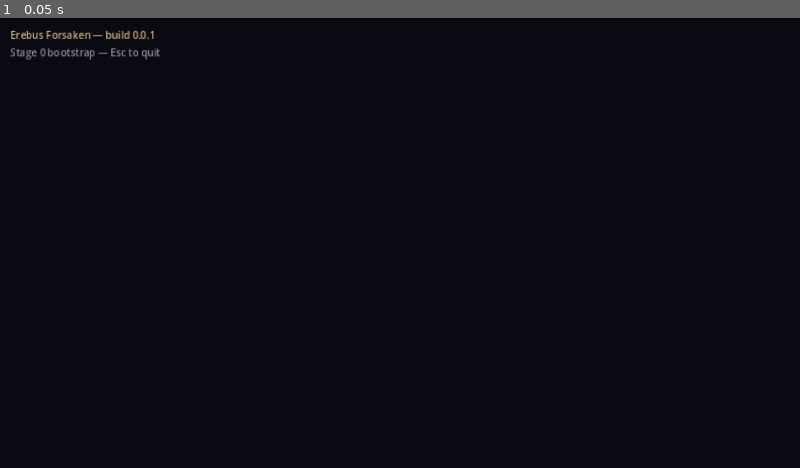
Above: before the commit, frame 1.
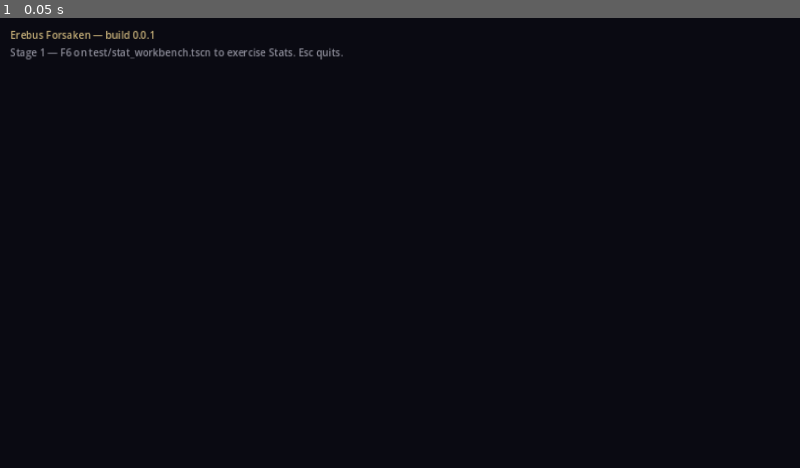
Above: after the commit, the same moment.

Repository: GhrammR/Erebus-Forsaken
Game: Godot game, scene res://scenes/main.tscn
Same seed, same stepped clock (60 frames per second), same inputs: the game is played once before the commit and once after it.
Inputs:
- Up to frame 1 (0.05 s): no input

The runs differ from the first frame. In frame 1, 0.4% of the frame differs, in the area x 5-43%, y 6-10%.

Commit message:
feat(stage-1): stats foundation, ClassData, Attack/DamageType (AD-05)
Implements Act 1's stat system as a Resource-backed single source of
truth per AD-01. Closes Stage 0 carry-over (AD-05).

Core types:
- Stats (Resource): 4 attributes layered as base/alloc/buff plus
  equipment contributions; recompute() is the only place attribute
  -> derived math happens; emits `recomputed` (renamed from `changed`
  to avoid shadowing Resource's built-in signal).
- ClassData (Resource): per-class base attributes, per-level gains,
  HP/MP coefficients, and a sprite_scene slot for Stage 2.
- Attack (Resource): carries source/base_damage/damage_type/flags.
- DamageType (enum holder): Type.PHYSICAL only; Act 2 extends here.

Content:
- data/classes/{myrmidon,pythia,shade_hunter,ossuary_priest}.tres
  with the numbers reviewed and accepted before code:
    Myr  HP 150  MP  25  DEF 5  AR 105
    Pyt  HP  60  MP 115  DEF 5  AR 105
    SH   HP 100  MP  45  DEF 7  AR 155
    OP   HP  80  MP  82  DEF 3  AR  80
  HP ordering Myr>SH>=OP>Pyt and MP ordering Pyt>OP>SH>=Myr satisfy
  the class-balance invariants for level 1.

Tooling:
- scenes/ui/debug_stat_overlay.tscn — reusable read-only HUD
  bound via bind_stats(); listens to Stats.recomputed.
- test/stat_workbench.tscn — Stage 1 workbench. 1-4 cycles class,
  +/- changes level, Q damages, E spends MP, R heals, Esc quits.
- test/stage1_verify.tscn — headless verifier. Compares per-class
  derived stats vs the design table and exercises clamping, MP
  guarding, level recompute, and equipment contribution paths.
  Quits with exit code = fail count. Currently: ALL PASS, exit 0.

Plumbing:
- scripts/main.gd: --verify and --workbench cmdline flags spawn
  the matching test scene as a child (add_child instead of
  change_scene_to_file, which fights the boot tree in headless).
- combat-validator SKILL.md: tightened audit regex to exclude `==`
  comparisons and `=%d` format-string labels (both surfaced as
  false positives during Stage 1).

Bugs fixed during integration:
- Resource.changed already exists -> renamed local signal `recomputed`.
- @export var Node illegal on Resource -> Attack.source is plain var.
- Strict typing required explicit bool/Key where Dictionary/Variant
  access defeated `:=` inference.

Verification:
- godot --headless --import populated the class-name cache.
- godot --headless -- --verify : ALL PASS, exit 0.
- godot --headless -- --workbench : boots clean, no errors.
- combat-validator (all 5 checks) : PASS.
- Visual workbench playtest still pending the user (WSLg).

act1-status updated. playtest_notes appended.

Diff:
--- /dev/null
+++ b/data/classes/myrmidon.tres
@@ -0,0 +1,22 @@
+[gd_resource type="Resource" script_class="ClassData" load_steps=2 format=3]
+
+[ext_resource type="Script" path="res://scripts/systems/class_data.gd" id="1_cd"]
+
+[resource]
+script = ExtResource("1_cd")
+id = &"myrmidon"
+display_name = "Myrmidon"
+primary_attribute = &"strength"
+base_strength = 30
+base_dexterity = 20
+base_vitality = 25
+base_pneuma = 10
+str_per_level = 2
+dex_per_level = 1
+vit_per_level = 2
+pne_per_level = 0
+base_hp = 50
+vit_per_hp = 4.0
+base_mp = 10
+pne_per_mp = 1.5
+sprite_scene = null
--- /dev/null
+++ b/data/classes/ossuary_priest.tres
@@ -0,0 +1,22 @@
+[gd_resource type="Resource" script_class="ClassData" load_steps=2 format=3]
+
+[ext_resource type="Script" path="res://scripts/systems/class_data.gd" id="1_cd"]
+
+[resource]
+script = ExtResource("1_cd")
+id = &"ossuary_priest"
+display_name = "Ossuary Priest"
+primary_attribute = &"pneuma"
+base_strength = 12
+base_dexterity = 15
+base_vitality = 18
+base_pneuma = 25
+str_per_level = 0
+dex_per_level = 1
+vit_per_level = 1
+pne_per_level = 2
+base_hp = 35
+vit_per_hp = 2.5
+base_mp = 20
+pne_per_mp = 2.5
+sprite_scene = null
--- /dev/null
+++ b/data/classes/pythia.tres
@@ -0,0 +1,22 @@
+[gd_resource type="Resource" script_class="ClassData" load_steps=2 format=3]
+
+[ext_resource type="Script" path="res://scripts/systems/class_data.gd" id="1_cd"]
+
+[resource]
+script = ExtResource("1_cd")
+id = &"pythia"
+display_name = "Pythia"
+primary_attribute = &"pneuma"
+base_strength = 10
+base_dexterity = 20
+base_vitality = 15
+base_pneuma = 30
+str_per_level = 0
+dex_per_level = 1
+vit_per_level = 1
+pne_per_level = 2
+base_hp = 30
+vit_per_hp = 2.0
+base_mp = 25
+pne_per_mp = 3.0
+sprite_scene = null
--- /dev/null
+++ b/data/classes/shade_hunter.tres
@@ -0,0 +1,22 @@
+[gd_resource type="Resource" script_class="ClassData" load_steps=2 format=3]
+
+[ext_resource type="Script" path="res://scripts/systems/class_data.gd" id="1_cd"]
+
+[resource]
+script = ExtResource("1_cd")
+id = &"shade_hunter"
+display_name = "Shade-Hunter"
+primary_attribute = &"dexterity"
+base_strength = 15
+base_dexterity = 30
+base_vitality = 20
+base_pneuma = 15
+str_per_level = 1
+dex_per_level = 2
+vit_per_level = 1
+pne_per_level = 1
+base_hp = 40
+vit_per_hp = 3.0
+base_mp = 15
+pne_per_mp = 2.0
+sprite_scene = null
--- /dev/null
+++ b/scenes/ui/debug_stat_overlay.gd
@@ -0,0 +1,48 @@
+extends CanvasLayer
+## Reusable read-only stat overlay. Bind via bind_stats(); the panel
+## re-renders on `Stats.changed` and on EventBus.stats_changed when the
+## owner matches.
+
+@onready var _label: RichTextLabel = $Panel/Margin/Label
+
+var _stats: Stats = null
+var _title: String = ""
+
+func bind_stats(stats: Stats, title: String = "") -> void:
+	if _stats == stats:
+		return
+	if _stats != null and _stats.recomputed.is_connected(_refresh):
+		_stats.recomputed.disconnect(_refresh)
+	_stats = stats
+	_title = title
+	if _stats != null:
+		_stats.recomputed.connect(_refresh)
+	_refresh()
+
+func _refresh() -> void:
+	if _stats == null:
+		_label.text = "[i]no stats bound[/i]"
+		return
+	var cd: ClassData = Database.get_class_data(_stats.class_id) as ClassData
+	var class_name_str := cd.display_name if cd != null else String(_stats.class_id)
+	var header := _title if _title != "" else class_name_str
+	var lines: PackedStringArray = []
+	lines.append("[b]%s[/b]  lvl %d" % [header, _stats.level])
+	lines.append("")
+	lines.append("[u]Attributes[/u]")
+	lines.append("STR  %3d   (base %d  +alloc %d  +buff %d)" % [
+		_stats.strength, _stats.base_strength, _stats.alloc_strength, _stats.buff_strength])
+	lines.append("DEX  %3d   (base %d  +alloc %d  +buff %d)" % [
+		_stats.dexterity, _stats.base_dexterity, _stats.alloc_dexterity, _stats.buff_dexterity])
+	lines.append("VIT  %3d   (base %d  +alloc %d  +buff %d)" % [
+		_stats.vitality, _stats.base_vitality, _stats.alloc_vitality, _stats.buff_vitality])
+	lines.append("PNE  %3d   (base %d  +alloc %d  +buff %d)" % [
+		_stats.pneuma, _stats.base_pneuma, _stats.alloc_pneuma, _stats.buff_pneuma])
+	lines.append("")
+	lines.append("[u]Derived[/u]")
+	lines.append("HP    %4d / %4d" % [_stats.current_hp, _stats.max_hp])
+	lines.append("MP    %4d / %4d" % [_stats.current_mp, _stats.max_mp])
+	lines.append("DEF   %4d" % _stats.defense)
+	lines.append("AR    %4d" % _stats.attack_rating)
+	lines.append("RES   %3d%% (cap %d)" % [_stats.resistance, Stats.RESIST_CAP])
+	_label.text = "\n".join(lines)
--- /dev/null
+++ b/scenes/ui/debug_stat_overlay.tscn
@@ -0,0 +1,32 @@
+[gd_scene load_steps=2 format=3]
+
+[ext_resource type="Script" path="res://scenes/ui/debug_stat_overlay.gd" id="1_overlay"]
+
+[node name="DebugStatOverlay" type="CanvasLayer"]
+layer = 10
+script = ExtResource("1_overlay")
+
+[node name="Panel" type="PanelContainer" parent="."]
+anchors_preset = 1
+anchor_left = 1.0
+anchor_right = 1.0
+offset_left = -360.0
+offset_top = 16.0
+offset_right = -16.0
+offset_bottom = 360.0
+grow_horizontal = 0
+modulate = Color(1, 1, 1, 0.92)
+
+[node name="Margin" type="MarginContainer" parent="Panel"]
+layout_mode = 2
+theme_override_constants/margin_left = 12
+theme_override_constants/margin_top = 10
+theme_override_constants/margin_right = 12
+theme_override_constants/margin_bottom = 10
+
+[node name="Label" type="RichTextLabel" parent="Panel/Margin"]
+layout_mode = 2
+bbcode_enabled = true
+fit_content = true
+scroll_active = false
+text = "[i]no stats bound[/i]"
--- a/scripts/main.gd
+++ b/scripts/main.gd
@@ -4,8 +4,16 @@
 @onready var _hint_label: Label = $HintLabel
 
 func _ready() -> void:
+	# Headless test runners. Pass after "--" so Godot ignores them.
+	var args := OS.get_cmdline_user_args()
+	if "--verify" in args:
+		add_child(load("res://test/stage1_verify.tscn").instantiate())
+		return
+	if "--workbench" in args:
+		add_child(load("res://test/stat_workbench.tscn").instantiate())
+		return
 	_build_label.text = "Erebus Forsaken — build %s" % GameState.BUILD_VERSION
-	_hint_label.text = "Stage 0 bootstrap — Esc to quit"
+	_hint_label.text = "Stage 1 — F6 on test/stat_workbench.tscn to exercise Stats. Esc quits."
 
 func _unhandled_input(event: InputEvent) -> void:
 	if event.is_action_pressed("ui_quit") or event.is_action_pressed("ui_cancel"):
--- /dev/null
+++ b/scripts/systems/attack.gd
@@ -0,0 +1,11 @@
+class_name Attack extends Resource
+## AD-05 — every incoming hit carries an Attack. DamageResolver
+## (Stage 3) consumes this against a defender's Stats. Stage 1 only
+## records the shape; resolution is a no-op pass-through.
+
+## NB: source is not @export because Resources cannot serialize Node refs.
+## Attacks are constructed in code per-hit, not authored as .tres files.
+var source: Node = null
+@export var base_damage: int = 0
+@export var damage_type: DamageType.Type = DamageType.Type.PHYSICAL
+@export var flags: int = 0
--- /dev/null
+++ b/scripts/systems/class_data.gd
@@ -0,0 +1,32 @@
+class_name ClassData extends Resource
+## AD-02 — per-class tunables consumed by Stats and (Stage 2) Player.
+## .tres files live in data/classes/ and are loaded by Database at boot.
+
+@export var id: StringName
+@export var display_name: String
+
+## One of: &"strength", &"dexterity", &"vitality", &"pneuma".
+## Used by class-balance audits to verify identity invariants.
+@export var primary_attribute: StringName
+
+@export_group("Base attributes (level 1)")
+@export var base_strength: int = 0
+@export var base_dexterity: int = 0
+@export var base_vitality: int = 0
+@export var base_pneuma: int = 0
+
+@export_group("Per-level gains (automatic)")
+@export var str_per_level: int = 0
+@export var dex_per_level: int = 0
+@export var vit_per_level: int = 0
+@export var pne_per_level: int = 0
+
+@export_group("HP / MP coefficients")
+@export var base_hp: int = 0
+@export var vit_per_hp: float = 0.0
+@export var base_mp: int = 0
+@export var pne_per_mp: float = 0.0
+
+@export_group("Visuals")
+## Populated in Stage 2 with the procedural sprite scene.
+@export var sprite_scene: PackedScene
--- /dev/null
+++ b/scripts/systems/damage_type.gd
@@ -0,0 +1,9 @@
+class_name DamageType extends RefCounted
+## AD-05 — damage type enum reserved from day one. Act 1 has only
+## PHYSICAL; Act 2 adds elemental types here additively. Changing this
+## file does not require touching call sites because everything is
+## indexed by the enum value.
+
+enum Type {
+	PHYSICAL,
+}
--- /dev/null
+++ b/scripts/systems/stats.gd
@@ -0,0 +1,165 @@
+class_name Stats extends Resource
+## AD-01 — single source of truth for all stat math. No script outside
+## this file performs arithmetic on the four attributes. See
+## .agent_governance/rules/stat-system.md.
+##
+## Layered model (rules/stat-system.md application order):
+##   1. base_*      from class + per-level
+##   2. alloc_*     player-spent points (Stage 5+)
+##   3. buff_*      temporary buffs/debuffs (Stage 5+)
+##   4. equipment   armor_defense / weapon_attack_rating / gear_resistance
+##                  (Stage 4 populates these via inventory)
+##
+## `recompute()` is the ONE place attribute -> derived math happens.
+## All public mutators call it exactly once at the tail of a batch.
+
+signal recomputed                ## Owner Node forwards to EventBus.stats_changed.
+                                ## Named to avoid shadowing Resource.changed.
+
+const RESIST_CAP: int = 75
+
+# Identity
+@export var class_id: StringName
+@export var level: int = 1
+
+# Layer 1 — base (from ClassData + per-level)
+@export var base_strength: int = 0
+@export var base_dexterity: int = 0
+@export var base_vitality: int = 0
+@export var base_pneuma: int = 0
+
+# Layer 2 — allocated (Stage 5+)
+@export var alloc_strength: int = 0
+@export var alloc_dexterity: int = 0
+@export var alloc_vitality: int = 0
+@export var alloc_pneuma: int = 0
+
+# Layer 3 — temporary buffs (Stage 5+)
+var buff_strength: int = 0
+var buff_dexterity: int = 0
+var buff_vitality: int = 0
+var buff_pneuma: int = 0
+
+# Equipment contributions (Stage 4 populates)
+var armor_defense: int = 0
+var weapon_attack_rating: int = 0
+var gear_resistance: int = 0
+
+# Cached derived (read by other systems; never recomputed per-frame)
+var max_hp: int = 0
+var max_mp: int = 0
+var defense: int = 0
+var attack_rating: int = 0
+var resistance: int = 0
+
+# Current pools
+var current_hp: int = 0
+var current_mp: int = 0
+
+# Effective attributes — sum of all layers. Read-only externally.
+var strength: int:
+	get: return base_strength + alloc_strength + buff_strength
+var dexterity: int:
+	get: return base_dexterity + alloc_dexterity + buff_dexterity
+var vitality: int:
+	get: return base_vitality + alloc_vitality + buff_vitality
+var pneuma: int:
+	get: return base_pneuma + alloc_pneuma + buff_pneuma
+
+# ---------------------------------------------------------------- construction
+
+static func from_class_data(cd: ClassData, lvl: int = 1) -> Stats:
+	assert(cd != null, "Stats.from_class_data: ClassData is null")
+	assert(lvl >= 1, "Stats.from_class_data: level must be >= 1")
+	var s := Stats.new()
+	s.class_id = cd.id
+	s.level = lvl
+	var steps := lvl - 1
+	s.base_strength  = cd.base_strength  + cd.str_per_level * steps
+	s.base_dexterity = cd.base_dexterity + cd.dex_per_level * steps
+	s.base_vitality  = cd.base_vitality  + cd.vit_per_level * steps
+	s.base_pneuma    = cd.base_pneuma    + cd.pne_per_level * steps
+	s.recompute()
+	s.current_hp = s.max_hp
+	s.current_mp = s.max_mp
+	return s
+
+# ---------------------------------------------------------------- recompute
+
+## THE single place attribute -> derived math happens. Public mutators
+## call this exactly once at the tail of a batch update so `changed`
+## emits once per logical change.
+func recompute() -> void:
+	var cd: ClassData = Database.get_class_data(class_id) as ClassData
+	if cd == null:
+		push_error("Stats.recompute: missing ClassData for id=%s" % class_id)
+		return
+
+	# Derived
+	max_hp = cd.base_hp + int(vitality * cd.vit_per_hp)
+	max_mp = cd.base_mp + int(pneuma   * cd.pne_per_mp)
+	defense = dexterity / 4 + armor_defense
+	attack_rating = dexterity * 5 + weapon_attack_rating + level * 5
+	resistance = clampi(gear_resistance, 0, RESIST_CAP)
+
+	# Clamp current pools against new maxes (e.g., after level up)
+	current_hp = clampi(current_hp, 0, max_hp)
+	current_mp = clampi(current_mp, 0, max_mp)
+
+	recomputed.emit()
+
+# ---------------------------------------------------------------- mutators
+
+func set_level(new_level: int) -> void:
+	assert(new_level >= 1)
+	level = new_level
+	# Per-level base gains are folded in at construction via from_class_data;
+	# on level-up we re-derive bases from class.
+	var cd: ClassData = Database.get_class_data(class_id) as ClassData
+	if cd != null:
+		var steps := level - 1
+		base_strength  = cd.base_strength  + cd.str_per_level * steps
+		base_dexterity = cd.base_dexterity + cd.dex_per_level * steps
+		base_vitality  = cd.base_vitality  + cd.vit_per_level * steps
+		base_pneuma    = cd.base_pneuma    + cd.pne_per_level * steps
+	recompute()
+
+func set_equipment_contributions(armor_def: int, weapon_ar: int, resist: int) -> void:
+	armor_defense = armor_def
+	weapon_attack_rating = weapon_ar
+	gear_resistance = resist
+	recompute()
+
+## Stage 1: passthrough. Stage 3's DamageResolver will compute final
+## damage from Attack vs defender Stats before this is called.
+func take_damage(amount: int, _attack: Attack) -> int:
+	if amount <= 0:
+		return 0
+	var before := current_hp
+	current_hp = clampi(current_hp - amount, 0, max_hp)
+	recomputed.emit()
+	return before - current_hp
+
+func spend_mp(amount: int) -> bool:
+	if amount <= 0:
+		return true
+	if current_mp < amount:
+		return false
+	current_mp = clampi(current_mp - amount, 0, max_mp)
+	recomputed.emit()
+	return true
+
+func restore_hp(amount: int) -> void:
+	if amount <= 0:
+		return
+	current_hp = clampi(current_hp + amount, 0, max_hp)
+	recomputed.emit()
+
+func restore_mp(amount: int) -> void:
+	if amount <= 0:
+		return
+	current_mp = clampi(current_mp + amount, 0, max_mp)
+	recomputed.emit()
+
+func is_dead() -> bool:
+	return current_hp <= 0
--- /dev/null
+++ b/test/stage1_verify.gd
@@ -0,0 +1,97 @@
+extends Node
+## Stage 1 headless verifier. Confirms Stats math matches the design
+## table and the class-balance invariants. Quits with exit code 0 on
+## full pass, nonzero otherwise.
+##
+## Launch via: godot --headless --path . -- --verify
+
+const EXPECTED := {
+	&"myrmidon":       {"hp": 150, "mp": 25,  "def": 5, "ar": 105},
+	&"pythia":         {"hp": 60,  "mp": 115, "def": 5, "ar": 105},
+	&"shade_hunter":   {"hp": 100, "mp": 45,  "def": 7, "ar": 155},
+	&"ossuary_priest": {"hp": 80,  "mp": 82,  "def": 3, "ar": 80},
+}
+
+func _ready() -> void:
+	var fail := 0
+	print("--- Stage 1 verify ---")
+
+	# Per-class derived stats vs design table
+	for id in EXPECTED:
+		var cd := Database.get_class_data(id) as ClassData
+		if cd == null:
+			print("[FAIL] missing ClassData %s" % id); fail += 1; continue
+		var s := Stats.from_class_data(cd, 1)
+		var ex: Dictionary = EXPECTED[id]
+		var ok: bool = s.max_hp == int(ex["hp"]) and s.max_mp == int(ex["mp"]) \
+			and s.defense == int(ex["def"]) and s.attack_rating == int(ex["ar"])
+		print("[%s] %-15s HP=%-4d MP=%-4d DEF=%-3d AR=%-4d  | expected HP=%d MP=%d DEF=%d AR=%d" % [
+			"OK  " if ok else "FAIL", cd.display_name,
+			s.max_hp, s.max_mp, s.defense, s.attack_rating,
+			ex["hp"], ex["mp"], ex["def"], ex["ar"]])
+		if not ok: fail += 1
+
+	# class-balance invariants (HP and MP ordering at level 1)
+	var m  := Stats.from_class_data(Database.get_class_data(&"myrmidon") as ClassData, 1)
+	var p  := Stats.from_class_data(Database.get_class_data(&"pythia") as ClassData, 1)
+	var sh := Stats.from_class_data(Database.get_class_data(&"shade_hunter") as ClassData, 1)
+	var op := Stats.from_class_data(Database.get_class_data(&"ossuary_priest") as ClassData, 1)
+	var hp_ok := m.max_hp > sh.max_hp and sh.max_hp >= op.max_hp and op.max_hp > p.max_hp
+	var mp_ok := p.max_mp > op.max_mp and op.max_mp > sh.max_mp and sh.max_mp >= m.max_mp
+	print("[%s] HP order Myr>SH>=OP>Pyt  (%d, %d, %d, %d)" % [
+		"OK  " if hp_ok else "FAIL", m.max_hp, sh.max_hp, op.max_hp, p.max_hp])
+	print("[%s] MP order Pyt>OP>SH>=Myr  (%d, %d, %d, %d)" % [
+		"OK  " if mp_ok else "FAIL", p.max_mp, op.max_mp, sh.max_mp, m.max_mp])
+	if not hp_ok: fail += 1
+	if not mp_ok: fail += 1
+
+	# Damage clamping
+	var t := Stats.from_class_data(Database.get_class_data(&"myrmidon") as ClassData, 1)
+	var atk := Attack.new()
+	atk.base_damage = 30
+	var taken := t.take_damage(30, atk)
+	var dmg_ok := taken == 30 and t.current_hp == t.max_hp - 30
+	print("[%s] take_damage(30)=%d, current_hp=%d (was %d)" % [
+		"OK  " if dmg_ok else "FAIL", taken, t.current_hp, t.max_hp])
+	if not dmg_ok: fail += 1
+	t.take_damage(99999, atk)
+	var overkill_ok := t.current_hp == 0
+	print("[%s] overkill clamps to 0 (current_hp=%d)" % [
+		"OK  " if overkill_ok else "FAIL", t.current_hp])
+	if not overkill_ok: fail += 1
+
+	# MP guard
+	var t2 := Stats.from_class_data(Database.get_class_data(&"pythia") as ClassData, 1)
+	var ok1 := t2.spend_mp(10)
+	var ok2 := t2.spend_mp(99999)
+	var mp_guard := ok1 and not ok2 and t2.current_mp == t2.max_mp - 10
+	print("[%s] spend_mp guards underflow (ok1=%s ok2=%s current_mp=%d)" % [
+		"OK  " if mp_guard else "FAIL", str(ok1), str(ok2), t2.current_mp])
+	if not mp_guard: fail += 1
+
+	# Level-up recompute
+	var t3 := Stats.from_class_data(Database.get_class_data(&"myrmidon") as ClassData, 1)
+	var hp1 := t3.max_hp
+	t3.set_level(5)
+	var hp5 := t3.max_hp
+	var level_ok := hp5 > hp1 and t3.level == 5
+	print("[%s] level 1->5 grows HP (%d -> %d)" % [
+		"OK  " if level_ok else "FAIL", hp1, hp5])
+	if not level_ok: fail += 1
+
+	# Equipment contribution path (Stage 4 will populate; here we just
+	# confirm the API exists and recompute responds)
+	var t4 := Stats.from_class_data(Database.get_class_data(&"shade_hunter") as ClassData, 1)
+	var ar_before := t4.attack_rating
+	var def_before := t4.defense
+	t4.set_equipment_contributions(20, 50, 30)
+	var equip_ok := t4.attack_rating == ar_before + 50 \
+		and t4.defense == def_before + 20 \
+		and t4.resistance == 30
+	print("[%s] equipment contributions apply (AR %d->%d, DEF %d->%d, RES=%d)" % [
+		"OK  " if equip_ok else "FAIL",
+		ar_before, t4.attack_rating, def_before, t4.defense, t4.resistance])
+	if not equip_ok: fail += 1
+
+	print("--- Stage 1 verify: %s ---" % ("ALL PASS" if fail == 0 else "%d FAIL" % fail))
+	get_tree().quit(fail)
--- /dev/null
+++ b/test/stage1_verify.tscn
@@ -0,0 +1,6 @@
+[gd_scene load_steps=2 format=3]
+
+[ext_resource type="Script" path="res://test/stage1_verify.gd" id="1_v"]
+
+[node name="Stage1Verify" type="Node"]
+script = ExtResource("1_v")
--- /dev/null
+++ b/test/stat_workbench.gd
@@ -0,0 +1,79 @@
+extends Node2D
+## Stage 1 workbench. Not shipped. Proves Stats works without the
+## Player (Stage 2) or items (Stage 4).
+##
+## Controls:
+##   1 / 2 / 3 / 4   bind overlay to Myrmidon / Pythia / Shade-Hunter / Ossuary Priest
+##   +  /  -         level up / down (recompute + visible delta)
+##   Q               take_damage(20) via a temp Attack
+##   E               spend_mp(10)
+##   R               restore current HP + MP to max
+##   Esc             quit
+
+const CLASS_IDS: Array[StringName] = [
+	&"myrmidon", &"pythia", &"shade_hunter", &"ossuary_priest",
+]
+
+@onready var _overlay: CanvasLayer = $DebugStatOverlay
+@onready var _help: Label = $HelpLabel
+@onready var _ev_log: Label = $EventLog
+
+var _stats_by_class: Dictionary = {}   # StringName -> Stats
+var _selected: int = 0
+var _ev_count: int = 0
+
+func _ready() -> void:
+	for id in CLASS_IDS:
+		var cd: ClassData = Database.get_class_data(id) as ClassData
+		if cd == null:
+			push_error("stat_workbench: missing ClassData %s" % id)
+			continue
+		_stats_by_class[id] = Stats.from_class_data(cd, 1)
+	EventBus.stats_changed.connect(_on_event_stats_changed)
+	_help.text = "[1-4] class   [+/-] level   [Q] dmg 20   [E] -10 MP   [R] heal   [Esc] quit"
+	_bind_selected()
+
+func _bind_selected() -> void:
+	var id: StringName = CLASS_IDS[_selected]
+	var s: Stats = _stats_by_class.get(id)
+	_overlay.bind_stats(s)
+	# Re-emit through EventBus so we can observe the forward path even
+	# without a Node owning the Stats yet.
+	EventBus.stats_changed.emit(self)
+
+func _unhandled_input(event: InputEvent) -> void:
+	var key_event := event as InputEventKey
+	if key_event == null or not key_event.pressed or key_event.echo:
+		return
+	var k: int = key_event.keycode
+	var s: Stats = _stats_by_class[CLASS_IDS[_selected]]
+	match k:
+		KEY_1: _selected = 0; _bind_selected()
+		KEY_2: _selected = 1; _bind_selected()
+		KEY_3: _selected = 2; _bind_selected()
+		KEY_4: _selected = 3; _bind_selected()
+		KEY_EQUAL, KEY_KP_ADD:
+			s.set_level(s.level + 1)
+		KEY_MINUS, KEY_KP_SUBTRACT:
+			if s.level > 1:
+				s.set_level(s.level - 1)
+		KEY_Q:
+			var atk := Attack.new()
+			atk.base_damage = 20
+			atk.source = self
+			s.take_damage(20, atk)
+		KEY_E:
+			var ok := s.spend_mp(10)
+			_push_event("spend_mp(10) -> %s" % ("OK" if ok else "INSUFFICIENT"))
+		KEY_R:
+			s.restore_hp(s.max_hp)
+			s.restore_mp(s.max_mp)
+		KEY_ESCAPE:
+			get_tree().quit()
+
+func _on_event_stats_changed(_owner: Node) -> void:
+	_ev_count += 1
+	_push_event("EventBus.stats_changed #%d" % _ev_count)
+
+func _push_event(msg: String) -> void:
+	_ev_log.text = msg
--- /dev/null
+++ b/test/stat_workbench.tscn
@@ -0,0 +1,38 @@
+[gd_scene load_steps=3 format=3]
+
+[ext_resource type="Script" path="res://test/stat_workbench.gd" id="1_wb"]
+[ext_resource type="PackedScene" path="res://scenes/ui/debug_stat_overlay.tscn" id="2_overlay"]
+
+[node name="StatWorkbench" type="Node2D"]
+script = ExtResource("1_wb")
+
+[node name="Background" type="ColorRect" parent="."]
+offset_right = 1280.0
+offset_bottom = 720.0
+color = Color(0.05, 0.05, 0.08, 1)
+
+[node name="Title" type="Label" parent="."]
+offset_left = 16.0
+offset_top = 16.0
+offset_right = 800.0
+offset_bottom = 44.0
+theme_override_colors/font_color = Color(0.79, 0.7, 0.48, 1)
+text = "Stage 1 — Stat Workbench"
+
+[node name="HelpLabel" type="Label" parent="."]
+offset_left = 16.0
+offset_top = 50.0
+offset_right = 1200.0
+offset_bottom = 78.0
+theme_override_colors/font_color = Color(0.6, 0.6, 0.65, 1)
+text = ""
+
+[node name="EventLog" type="Label" parent="."]
+offset_left = 16.0
+offset_top = 690.0
+offset_right = 1200.0
+offset_bottom = 712.0
+theme_override_colors/font_color = Color(0.5, 0.7, 0.5, 1)
+text = ""
+
+[node name="DebugStatOverlay" parent="." instance=ExtResource("2_overlay")]
Not shown, added: icon.svg.import
Not shown, added: scenes/ui/debug_stat_overlay.gd.uid
Not shown, added: scripts/autoload/database.gd.uid
Not shown, added: scripts/autoload/event_bus.gd.uid
Not shown, added: scripts/autoload/game_state.gd.uid
Not shown, added: scripts/autoload/save_system.gd.uid
Not shown, added: scripts/autoload/scene_router.gd.uid
Not shown, added: scripts/main.gd.uid
Not shown, added: scripts/systems/attack.gd.uid
Not shown, added: scripts/systems/class_data.gd.uid
Not shown, added: scripts/systems/damage_type.gd.uid
Not shown, added: scripts/systems/stats.gd.uid
(and 7 more such lines)
